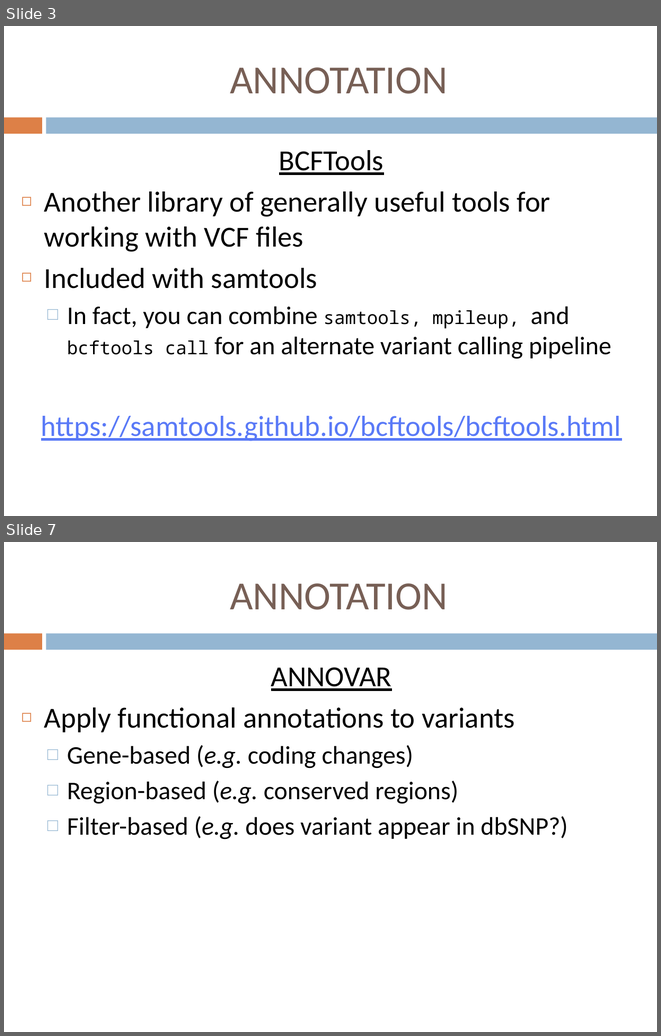
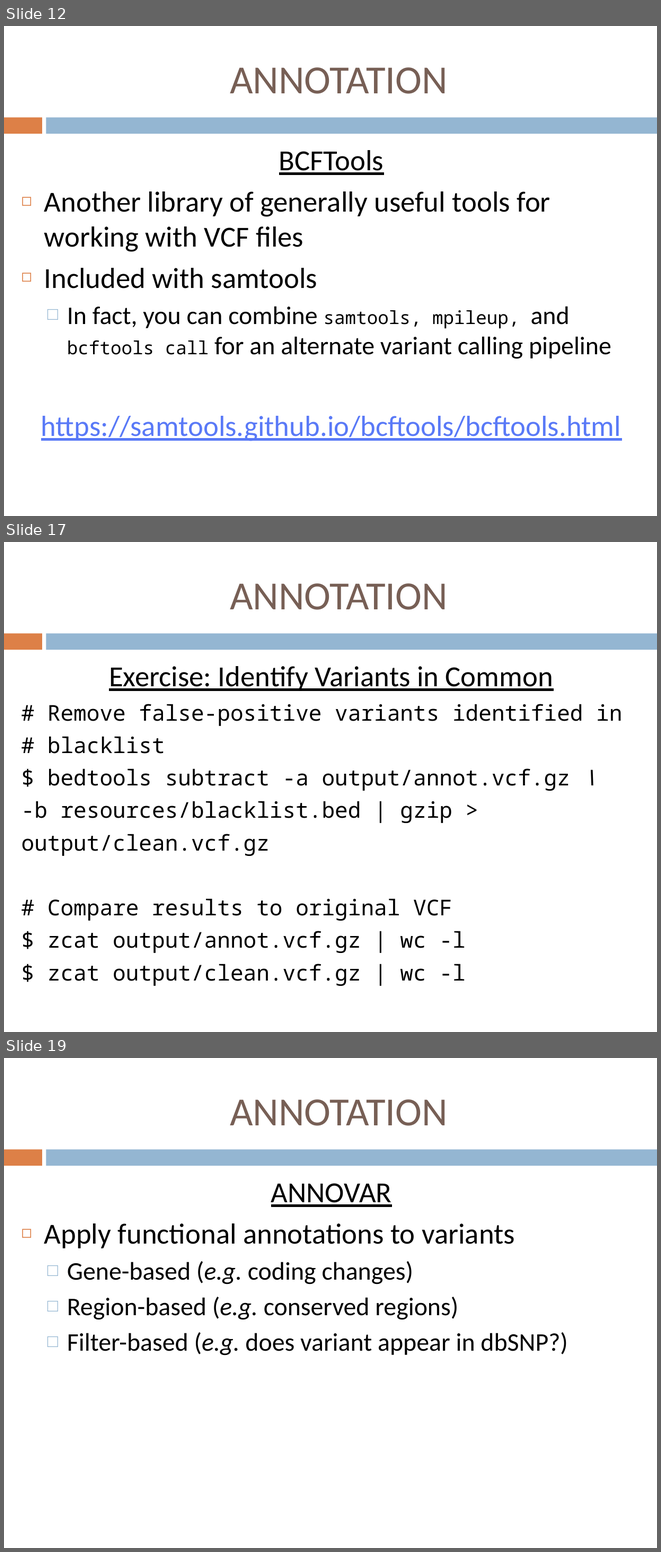
Before and after one commit to jdidion/OpenBioinformaticsWorkshops, a slide deck: development/AdvancedDNASeq/slides/Part6_Annotation.pptx. Shown one above the other, each under a label of ours: slides 3 and 7 before the commit, slides 12, 17 and 19 after it; the slides between them are not shown. The pictures are 661x1036 and 661x1552 pixels, drawn with LibreOffice and Linux fonts; fonts in the diff are those of the drawing. Boxes give left, top, right and bottom in pixels: in the first picture for what was removed or moved away, otherwise in the second. Text is boxed around its words. In the diff, an @@ line names an element or a change of style, - is before the commit and + after.

```diff
--- a/development/AdvancedDNASeq/slides/Part6_Annotation.pptx
+++ b/development/AdvancedDNASeq/slides/Part6_Annotation.pptx
@@ slide 17 added at (4, 542, 657, 1032), background #FFFFFF; not listed: 2 template elements that a slide beside it also shows @@
@@ title added at (230, 583, 448, 610), 44 pt, text #775F55 @@
+ANNOTATION
@@ text added at (21, 666, 622, 986), 24 pt, text #000000 @@
+Exercise: Identify Variants in Common
+# Remove false-positive variants identified in
+# blacklist
+$ bedtools subtract -a output/annot.vcf.gz \
+-b resources/blacklist.bed | gzip >
+output/clean.vcf.gz
+# Compare results to original VCF
+$ zcat output/annot.vcf.gz | wc -l
+$ zcat output/clean.vcf.gz | wc -l
@@ what was slide 3 is now slide 12 @@
@@ what was slide 7 is now slide 19 @@
```
Also in this commit, not shown: 5 slides changed, 22 other slides added, 5 other files.
